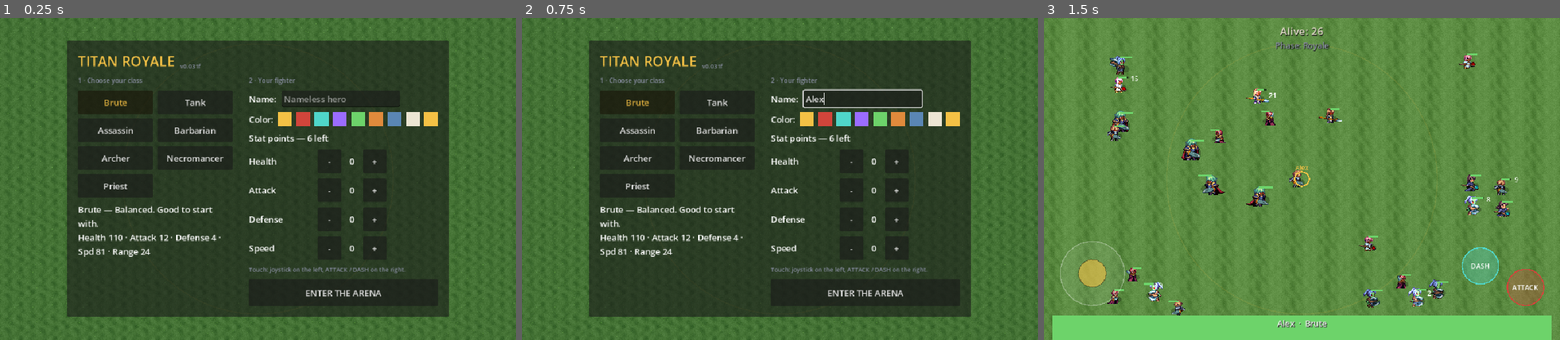
Above: before the commit, frames 1-3 (left to right).
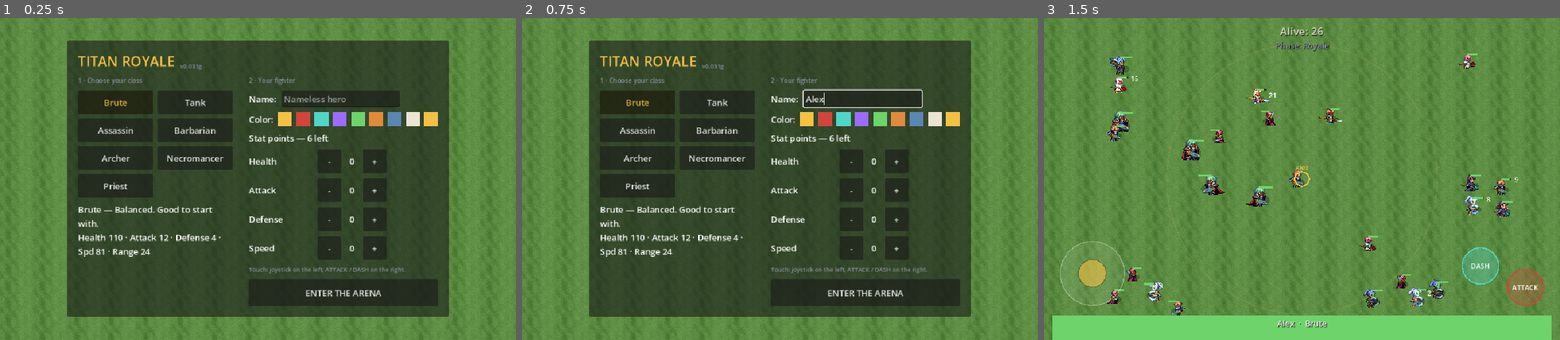
Above: after the commit, the same moments.

Repository: ruicasaisalves/titan-royale
Game: Godot game, scene res://scenes/Main.tscn
The game is run twice, just before and just after one commit, with the same random seed, the same clock (stepped at 60 frames per second) and the same inputs.
Inputs (mouse positions are in pixels of both pictures, inside the frame that each line leads up to):
- Up to frame 1 (0.25 s): no input
- Up to frame 2 (0.75 s): click (862, 98) at 0.52 s; type "Alex" at 0.6 s
- Up to frame 3 (1.5 s): click "ENTER THE ARENA" at 1.25 s

The runs differ from the first frame. In frame 1, 20% of the frame differs, in the area x 0-100%, y 0-100%; in frame 2, 20%; in frame 3, nothing differs.

Commit message:
Group arena floors into themes (Castelo/Areia/Natureza)
Replace the flat floor list with FLOOR_THEMES: each theme pairs a stage-1
(royale) and stage-2 (titan) floor, and each match picks a random theme.
Castelo = stone_floor/plaza_grey, Areia = sand_light/sand_gold,
Natureza = grass/grass_dark. Lava and Magico themes are planned once their
tiles are approved. Bump to 0.031g.

Co-Authored-By: Claude Opus 4.8 <noreply@anthropic.com>
Claude-Session: https://claude.ai/code/session_01C8M7UENX3dzYfcT4jyVMtX

Diff:
--- a/project.godot
+++ b/project.godot
@@ -15,7 +15,7 @@
 [application]
 
 config/name="Titan Royale"
-config/version="0.031f"
+config/version="0.031g"
 run/main_scene="res://scenes/Main.tscn"
 config/features=PackedStringArray("4.7")
 config/icon="res://icon.png"
--- a/scripts/Arena.gd
+++ b/scripts/Arena.gd
@@ -38,10 +38,13 @@
 var running: bool = false
 var _player_prev_alive: bool = true
 
-# Biblioteca de chãos (tiles seamless em assets/arena/). No futuro podem
-# agrupar-se por tema; por agora cada partida sorteia um chão para a royale
-# (fase 1) e outro para a fase dos titãs (fase 2).
-const FLOOR_TILES := ["stone_floor", "plaza_grey", "sand_light", "sand_gold", "grass", "grass_dark"]
+# Temas de chão (tiles seamless em assets/arena/): cada tema define o chão
+# da fase 1 (royale) e da fase 2 (titãs). Cada partida sorteia um tema.
+const FLOOR_THEMES := {
+	"Castelo": ["stone_floor", "plaza_grey"],
+	"Areia": ["sand_light", "sand_gold"],
+	"Natureza": ["grass", "grass_dark"],
+}
 var _floor_stage1: Texture2D = null
 var _floor_stage2: Texture2D = null
 
@@ -52,10 +55,11 @@
 	_pick_floors()
 
 func _pick_floors() -> void:
-	var names: Array = FLOOR_TILES.duplicate()
-	names.shuffle()
-	_floor_stage1 = load("res://assets/arena/%s.png" % names[0])
-	_floor_stage2 = load("res://assets/arena/%s.png" % names[1])
+	var themes: Array = FLOOR_THEMES.keys()
+	var theme: String = themes[randi() % themes.size()]
+	var pair: Array = FLOOR_THEMES[theme]
+	_floor_stage1 = load("res://assets/arena/%s.png" % pair[0])
+	_floor_stage2 = load("res://assets/arena/%s.png" % pair[1])
 
 # ---------- arranque ----------
 func setup(cfg: Dictionary) -> void:
Not shown, changed: export_presets.cfg
Not shown, changed: CLAUDE.md
